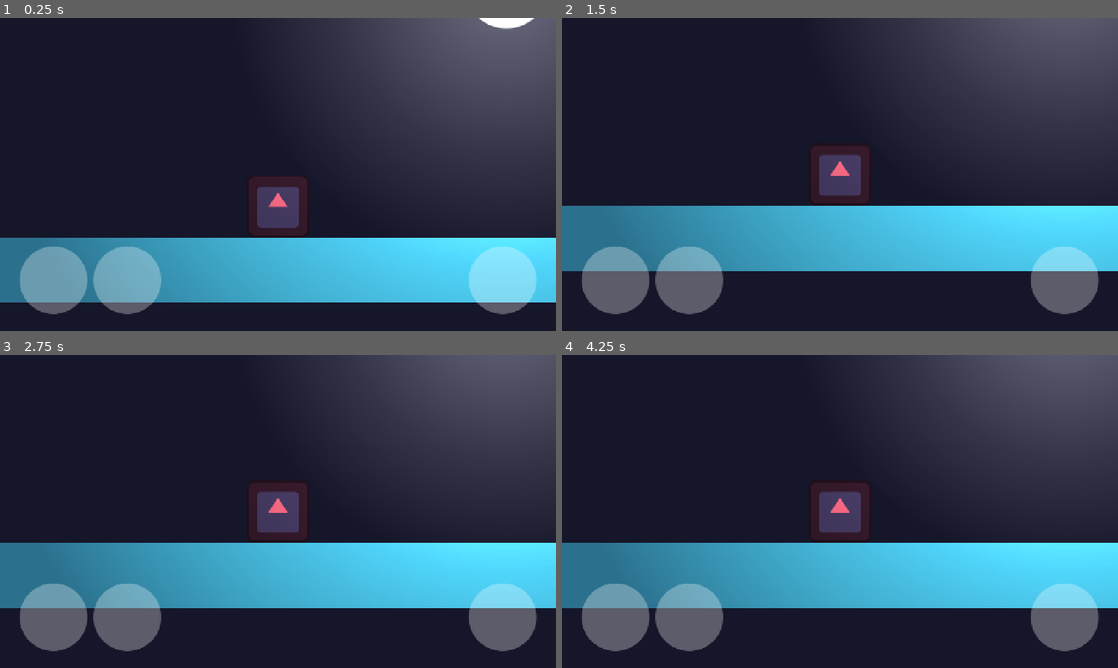
Above: before the commit, frames 1-4 (two rows, left to right).
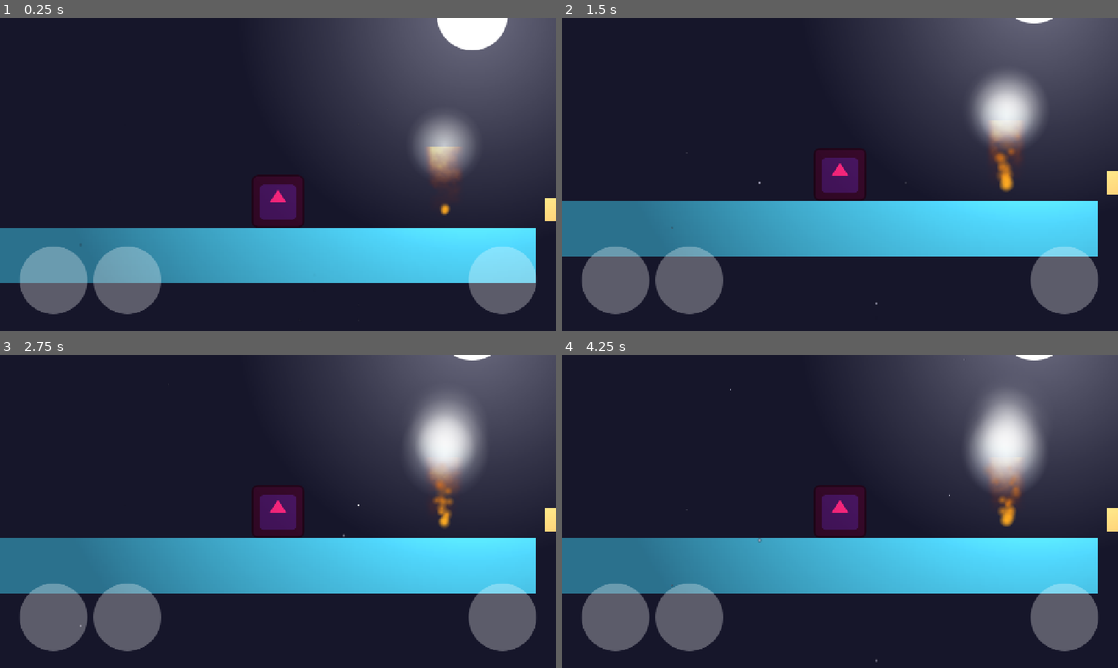
Above: after the commit, the same moments.

Repository: touqeer121/Godot47TouchDemo
Game: Godot game, scene res://scenes/main.tscn
Same seed, same stepped clock (60 frames per second), same inputs: the game is played once before the commit and once after it. The engine's default icon, where the game draws it, is replaced by a stand-in: a white triangle on a blue panel in a dark square.
Inputs:
- Up to frame 1 (0.25 s): no input
- Up to frame 2 (1.5 s): no input
- Up to frame 3 (2.75 s): no input
- Up to frame 4 (4.25 s): no input

The runs differ from the first frame. In frame 1, 14% of the frame differs, in the area x 0-100%, y 0-91%; in frame 2, 11%; in frame 3, 12%; in frame 4, 12%.

Commit message:
Add atmosphere (stars/fire/smoke/embers/rain), movement juice, control fixes
- Procedural twinkling stars shader and noise-based fire shader, with
  smoke/ember particles and occasional toggled rain.
- Background elements pan horizontally with the camera but only drift
  slowly vertically, so jumping doesn't make the sky visibly bob.
- More vibrant player color, movement lean/tilt, facing-based double
  jump roll direction, higher jump force, slight camera zoom out.
- Touch buttons: press/release feedback now scales a centered child
  sprite instead of the button's own top-left-anchored transform, and
  button positions are computed from the actual runtime screen size
  so left/right margins stay symmetric across devices.

Co-Authored-By: Claude Sonnet 5 <noreply@anthropic.com>

Diff:
--- a/scenes/main.tscn
+++ b/scenes/main.tscn
@@ -4,6 +4,8 @@
 [ext_resource type="Texture2D" uid="uid://dhhs50hq4ceka" path="res://icon.svg" id="2_0wfyh"]
 [ext_resource type="Texture2D" uid="uid://cshelgyojmc4c" path="res://button.svg" id="3_circle"]
 [ext_resource type="Texture2D" uid="uid://bnm7qnxqrxd22" path="res://light_glow.svg" id="4_glow"]
+[ext_resource type="Shader" uid="uid://bytx1up6f3o8b" path="res://shaders/stars.gdshader" id="5_stars"]
+[ext_resource type="Shader" uid="uid://ddw8t626jyp1n" path="res://shaders/fire.gdshader" id="6_fire"]
 
 [sub_resource type="RectangleShape2D" id="GroundShape"]
 size = Vector2(2166, 150)
@@ -17,8 +19,66 @@
 [sub_resource type="CanvasItemMaterial" id="CanvasItemMaterial_glow"]
 blend_mode = 1
 
+[sub_resource type="ShaderMaterial" id="FireMaterial"]
+shader = ExtResource("6_fire")
+
+[sub_resource type="Gradient" id="SmokeGradient"]
+colors = PackedColorArray(0.75, 0.75, 0.8, 0.5, 0.75, 0.75, 0.8, 0)
+
+[sub_resource type="GradientTexture1D" id="SmokeGradientTex"]
+gradient = SubResource("SmokeGradient")
+
+[sub_resource type="ParticleProcessMaterial" id="SmokeMaterial"]
+direction = Vector3(0, -1, 0)
+spread = 20.0
+initial_velocity_min = 15.0
+initial_velocity_max = 35.0
+gravity = Vector3(0, -15, 0)
+scale_min = 0.4
+color_ramp = SubResource("SmokeGradientTex")
+
+[sub_resource type="Gradient" id="EmberGradient"]
+colors = PackedColorArray(1, 0.6, 0.1, 1, 1, 0.3, 0, 0)
+
+[sub_resource type="GradientTexture1D" id="EmberGradientTex"]
+gradient = SubResource("EmberGradient")
+
+[sub_resource type="ParticleProcessMaterial" id="EmberMaterial"]
+direction = Vector3(0, -1, 0)
+spread = 25.0
+initial_velocity_min = 40.0
+initial_velocity_max = 90.0
+gravity = Vector3(0, -40, 0)
+scale_min = 0.08
+scale_max = 0.18
+color_ramp = SubResource("EmberGradientTex")
+
 [sub_resource type="RectangleShape2D" id="PlayerShape"]
 size = Vector2(124, 143)
+
+[sub_resource type="ShaderMaterial" id="StarsMaterial"]
+shader = ExtResource("5_stars")
+
+[sub_resource type="Gradient" id="RainGradient"]
+colors = PackedColorArray(0.75, 0.85, 1, 0.55, 0.75, 0.85, 1, 0.15)
+
+[sub_resource type="GradientTexture1D" id="RainGradientTex"]
+gradient = SubResource("RainGradient")
+
+[sub_resource type="ParticleProcessMaterial" id="RainMaterial"]
+emission_shape = 3
+emission_box_extents = Vector3(800, 10, 1)
+direction = Vector3(0, 1, 0)
+spread = 4.0
+initial_velocity_min = 400.0
+initial_velocity_max = 600.0
+gravity = Vector3(0, 900, 0)
+scale_min = 0.05
+scale_max = 0.1
+color_ramp = SubResource("RainGradientTex")
+
+[sub_resource type="CircleShape2D" id="ButtonShape"]
+radius = 78.0
 
 [node name="Main" type="Node2D" unique_id=1584600429]
 script = ExtResource("1")
@@ -158,11 +218,31 @@
 texture = ExtResource("4_glow")
 texture_scale = 6.0
 
+[node name="Fire" type="Sprite2D" parent="." unique_id=309825320]
+material = SubResource("FireMaterial")
+position = Vector2(700, 530)
+scale = Vector2(0.469, 0.859)
+texture = ExtResource("4_glow")
+
+[node name="Smoke" type="GPUParticles2D" parent="." unique_id=2109372328]
+position = Vector2(700, 420)
+amount = 16
+texture = ExtResource("4_glow")
+lifetime = 3.5
+process_material = SubResource("SmokeMaterial")
+
+[node name="Embers" type="GPUParticles2D" parent="." unique_id=130215204]
+position = Vector2(700, 600)
+amount = 20
+texture = ExtResource("4_glow")
+lifetime = 1.6
+process_material = SubResource("EmberMaterial")
+
 [node name="Player" type="CharacterBody2D" parent="." unique_id=745640042]
 position = Vector2(250, 568.5)
 
 [node name="Sprite2D" type="Sprite2D" parent="Player" unique_id=679802882]
-modulate = Color(1, 0.42, 0.42, 1)
+modulate = Color(1, 0.15, 0.4, 1)
 scale = Vector2(1.12, 1.12)
 texture = ExtResource("2_0wfyh")
 
@@ -171,27 +251,51 @@
 
 [node name="Camera2D" type="Camera2D" parent="." unique_id=325765586]
 position = Vector2(250, 300)
+zoom = Vector2(0.85, 0.85)
 position_smoothing_enabled = true
 
+[node name="Stars" type="Sprite2D" parent="." unique_id=1709374599]
+position = Vector2(250, 300)
+material = SubResource("StarsMaterial")
+scale = Vector2(7.42, 4.3)
+texture = ExtResource("4_glow")
+
+[node name="Rain" type="GPUParticles2D" parent="." unique_id=482430543]
+position = Vector2(250, -180)
+emitting = false
+amount = 60
+texture = ExtResource("4_glow")
+lifetime = 1.5
+process_material = SubResource("RainMaterial")
+
 [node name="CanvasLayer" type="CanvasLayer" parent="." unique_id=1986611604]
 
 [node name="Left" type="TouchScreenButton" parent="CanvasLayer" unique_id=541315481]
+position = Vector2(123.2, 603.2)
+shape = SubResource("ButtonShape")
+
+[node name="Icon" type="Sprite2D" parent="CanvasLayer/Left" unique_id=1989040961]
 modulate = Color(1, 1, 1, 0.3)
-position = Vector2(40, 520)
 scale = Vector2(1.3, 1.3)
-texture_normal = ExtResource("3_circle")
+texture = ExtResource("3_circle")
 
 [node name="Right" type="TouchScreenButton" parent="CanvasLayer" unique_id=692601989]
+position = Vector2(293.2, 603.2)
+shape = SubResource("ButtonShape")
+
+[node name="Icon" type="Sprite2D" parent="CanvasLayer/Right" unique_id=1161661572]
 modulate = Color(1, 1, 1, 0.3)
-position = Vector2(210, 520)
 scale = Vector2(1.3, 1.3)
-texture_normal = ExtResource("3_circle")
+texture = ExtResource("3_circle")
 
 [node name="Jump" type="TouchScreenButton" parent="CanvasLayer" unique_id=823145566]
+position = Vector2(1156.8, 603.2)
+shape = SubResource("ButtonShape")
+
+[node name="Icon" type="Sprite2D" parent="CanvasLayer/Jump" unique_id=1472293522]
 modulate = Color(1, 1, 1, 0.3)
-position = Vector2(1074, 520)
 scale = Vector2(1.3, 1.3)
-texture_normal = ExtResource("3_circle")
+texture = ExtResource("3_circle")
 
 [connection signal="pressed" from="CanvasLayer/Left" to="." method="_on_left_down"]
 [connection signal="released" from="CanvasLayer/Left" to="." method="_on_left_up"]
--- a/scripts/player.gd
+++ b/scripts/player.gd
@@ -3,32 +3,57 @@
 @onready var player: CharacterBody2D = $Player
 @onready var sprite: Sprite2D = $Player/Sprite2D
 @onready var camera: Camera2D = $Camera2D
+@onready var stars: Sprite2D = $Stars
+@onready var rain: GPUParticles2D = $Rain
 @onready var left_button: TouchScreenButton = $CanvasLayer/Left
 @onready var right_button: TouchScreenButton = $CanvasLayer/Right
 @onready var jump_button: TouchScreenButton = $CanvasLayer/Jump
+@onready var left_icon: Sprite2D = $CanvasLayer/Left/Icon
+@onready var right_icon: Sprite2D = $CanvasLayer/Right/Icon
+@onready var jump_icon: Sprite2D = $CanvasLayer/Jump/Icon
 
 var left:=false
 var right:=false
+var facing:=1
+var is_rolling:=false
 var jumps_left:=2
 var base_scale:Vector2
 var scale_tween:Tween
-var button_base_scale:={}
-var button_base_alpha:={}
-var button_tweens:={}
+var icon_base_scale:={}
+var icon_base_alpha:={}
+var icon_tweens:={}
+var rain_active:=false
+var rain_timer:=0.0
+var next_rain_change:=10.0
+var bg_y:=0.0
 
-const BUTTON_PRESS_ALPHA:=0.55
+const BG_Y_LERP_SPEED:=1.0
+const RAIN_Y_OFFSET:=-480.0
 
-const SPEED:=300.0
+const SPEED:=650.0
 const MAX_JUMPS:=2
 const GRAVITY:=2200.0
 const FALL_GRAVITY_MULT:=1.7
-const JUMP_FORCE:=-950.0
+const JUMP_FORCE:=-1235.0
+const TILT_ANGLE:=0.21
+const TILT_LERP_SPEED:=10.0
+const BUTTON_PRESS_ALPHA:=0.55
+const EDGE_MARGIN_X:=123.2
+const EDGE_MARGIN_Y:=116.8
 
 func _ready():
 	base_scale = sprite.scale
-	for b in [left_button, right_button, jump_button]:
-		button_base_scale[b] = b.scale
-		button_base_alpha[b] = b.modulate.a
+	for icon in [left_icon, right_icon, jump_icon]:
+		icon_base_scale[icon] = icon.scale
+		icon_base_alpha[icon] = icon.modulate.a
+
+	var vp_size := get_viewport().get_visible_rect().size
+	left_button.position = Vector2(EDGE_MARGIN_X, vp_size.y - EDGE_MARGIN_Y)
+	right_button.position = Vector2(EDGE_MARGIN_X + 170.0, vp_size.y - EDGE_MARGIN_Y)
+	jump_button.position = Vector2(vp_size.x - EDGE_MARGIN_X, vp_size.y - EDGE_MARGIN_Y)
+
+	next_rain_change = randf_range(10.0, 20.0)
+	bg_y = camera.global_position.y
 
 func _physics_process(delta):
 	var was_on_floor := player.is_on_floor()
@@ -36,8 +61,10 @@
 	player.velocity.x = 0.0
 	if left:
 		player.velocity.x -= SPEED
+		facing = -1
 	if right:
 		player.velocity.x += SPEED
+		facing = 1
 
 	var gravity: float = GRAVITY * (FALL_GRAVITY_MULT if player.velocity.y > 0.0 else 1.0)
 	player.velocity.y += gravity * delta
@@ -49,16 +76,37 @@
 		if not was_on_floor:
 			_squash_land()
 
+	if not is_rolling:
+		var target_tilt: float = 0.0
+		if left:
+			target_tilt = -TILT_ANGLE
+		elif right:
+			target_tilt = TILT_ANGLE
+		sprite.rotation = lerp_angle(sprite.rotation, target_tilt, TILT_LERP_SPEED * delta)
+
 	camera.global_position = player.global_position
 
-func _on_left_down(): left=true; _button_press(left_button)
-func _on_left_up(): left=false; _button_release(left_button)
-func _on_right_down(): right=true; _button_press(right_button)
-func _on_right_up(): right=false; _button_release(right_button)
-func _on_jump_up(): _button_release(jump_button)
+	# Background elements pan horizontally with the camera but only slowly
+	# drift vertically, so a quick jump doesn't make the sky visibly bob.
+	bg_y = lerp(bg_y, camera.global_position.y, BG_Y_LERP_SPEED * delta)
+	stars.position = Vector2(camera.global_position.x, bg_y)
+	rain.position = Vector2(camera.global_position.x, bg_y + RAIN_Y_OFFSET)
+
+	rain_timer += delta
+	if rain_timer >= next_rain_change:
+		rain_timer = 0.0
+		rain_active = not rain_active
+		rain.emitting = rain_active
+		next_rain_change = randf_range(5.0, 9.0) if rain_active else randf_range(12.0, 25.0)
+
+func _on_left_down(): left=true; _icon_press(left_icon)
+func _on_left_up(): left=false; _icon_release(left_icon)
+func _on_right_down(): right=true; _icon_press(right_icon)
+func _on_right_up(): right=false; _icon_release(right_icon)
+func _on_jump_up(): _icon_release(jump_icon)
 
 func _on_jump_down():
-	_button_press(jump_button)
+	_icon_press(jump_icon)
 	if jumps_left <= 0:
 		return
 	var is_double := not player.is_on_floor()
@@ -69,21 +117,21 @@
 	else:
 		_squash_launch()
 
-func _button_press(b:TouchScreenButton):
-	_tween_button(b, button_base_scale[b] * 0.82, BUTTON_PRESS_ALPHA, 0.06, false)
+func _icon_press(icon:Sprite2D):
+	_tween_icon(icon, icon_base_scale[icon] * 0.82, BUTTON_PRESS_ALPHA, 0.06, false)
 
-func _button_release(b:TouchScreenButton):
-	_tween_button(b, button_base_scale[b], button_base_alpha[b], 0.18, true)
+func _icon_release(icon:Sprite2D):
+	_tween_icon(icon, icon_base_scale[icon], icon_base_alpha[icon], 0.18, true)
 
-func _tween_button(b:TouchScreenButton, target_scale:Vector2, target_alpha:float, duration:float, bounce:bool):
-	if button_tweens.has(b) and button_tweens[b].is_valid():
-		button_tweens[b].kill()
+func _tween_icon(icon:Sprite2D, target_scale:Vector2, target_alpha:float, duration:float, bounce:bool):
+	if icon_tweens.has(icon) and icon_tweens[icon].is_valid():
+		icon_tweens[icon].kill()
 	var t := create_tween()
-	button_tweens[b] = t
+	icon_tweens[icon] = t
 	t.set_trans(Tween.TRANS_BACK if bounce else Tween.TRANS_SINE).set_ease(Tween.EASE_OUT)
 	t.set_parallel(true)
-	t.tween_property(b, "scale", target_scale, duration)
-	t.tween_property(b, "modulate:a", target_alpha, duration)
+	t.tween_property(icon, "scale", target_scale, duration)
+	t.tween_property(icon, "modulate:a", target_alpha, duration)
 
 func _start_tween() -> Tween:
 	if scale_tween and scale_tween.is_valid():
@@ -99,12 +147,16 @@
 	tween.tween_property(sprite, "scale", base_scale, 0.25).set_trans(Tween.TRANS_SINE).set_ease(Tween.EASE_OUT)
 
 func _squash_double_jump():
+	is_rolling = true
 	sprite.rotation = 0.0
 	var tween := _start_tween()
 	tween.tween_property(sprite, "scale", base_scale * Vector2(0.6, 1.45), 0.08).set_trans(Tween.TRANS_BACK).set_ease(Tween.EASE_OUT)
 	tween.tween_property(sprite, "scale", base_scale, 0.35).set_trans(Tween.TRANS_SINE).set_ease(Tween.EASE_OUT)
-	tween.parallel().tween_property(sprite, "rotation", TAU, 0.4).set_trans(Tween.TRANS_SINE).set_ease(Tween.EASE_OUT)
-	tween.tween_callback(func(): sprite.rotation = 0.0)
+	tween.parallel().tween_property(sprite, "rotation", TAU * facing, 0.4).set_trans(Tween.TRANS_SINE).set_ease(Tween.EASE_OUT)
+	tween.tween_callback(func():
+		sprite.rotation = 0.0
+		is_rolling = false
+	)
 
 func _squash_land():
 	sprite.rotation = 0.0
--- /dev/null
+++ b/shaders/fire.gdshader
@@ -0,0 +1,41 @@
+shader_type canvas_item;
+
+float hash(vec2 p) {
+	return fract(sin(dot(p, vec2(12.9898, 78.233))) * 43758.5453);
+}
+
+float noise(vec2 p) {
+	vec2 i = floor(p);
+	vec2 f = fract(p);
+	float a = hash(i);
+	float b = hash(i + vec2(1.0, 0.0));
+	float c = hash(i + vec2(0.0, 1.0));
+	float d = hash(i + vec2(1.0, 1.0));
+	vec2 u = f * f * (3.0 - 2.0 * f);
+	return mix(a, b, u.x) + (c - a) * u.y * (1.0 - u.x) + (d - b) * u.x * u.y;
+}
+
+float fbm(vec2 p) {
+	float v = 0.0;
+	float amp = 0.5;
+	for (int i = 0; i < 4; i++) {
+		v += amp * noise(p);
+		p *= 2.0;
+		amp *= 0.5;
+	}
+	return v;
+}
+
+void fragment() {
+	vec2 uv = UV;
+	vec2 p = uv * vec2(2.2, 5.0);
+	p.y -= TIME * 3.0;
+	p.x += sin(uv.y * 8.0 + TIME * 2.0) * 0.15;
+	float n = fbm(p);
+	float mask = smoothstep(0.02, 0.25, uv.x) * smoothstep(0.98, 0.75, uv.x);
+	float rise = smoothstep(1.0, 0.05, uv.y);
+	float flame = clamp(n - uv.y * 0.55, 0.0, 1.0) * mask * rise;
+	vec3 col = mix(vec3(0.55, 0.05, 0.0), vec3(1.0, 0.55, 0.05), clamp(flame * 1.6, 0.0, 1.0));
+	col = mix(col, vec3(1.0, 0.95, 0.55), pow(flame, 3.5));
+	COLOR = vec4(col, flame);
+}
--- /dev/null
+++ b/shaders/stars.gdshader
@@ -0,0 +1,23 @@
+shader_type canvas_item;
+
+float hash(vec2 p) {
+	return fract(sin(dot(p, vec2(127.1, 311.7))) * 43758.5453123);
+}
+
+void fragment() {
+	vec2 uv = UV * vec2(48.0, 27.0);
+	vec2 cell = floor(uv);
+	vec2 f = fract(uv) - 0.5;
+	float h = hash(cell);
+	float star = 0.0;
+	if (h > 0.986) {
+		float d = length(f);
+		float size = mix(0.08, 0.22, hash(cell + 3.7));
+		star = smoothstep(size, 0.0, d);
+		float speed = mix(1.0, 3.0, hash(cell + 7.1));
+		float twinkle = 0.4 + 0.6 * sin(TIME * speed + h * 60.0);
+		star *= twinkle;
+	}
+	vec3 col = vec3(1.0, 0.98, 0.9) * star;
+	COLOR = vec4(col, star);
+}
Not shown, added: shaders/fire.gdshader.uid
Not shown, added: shaders/stars.gdshader.uid
